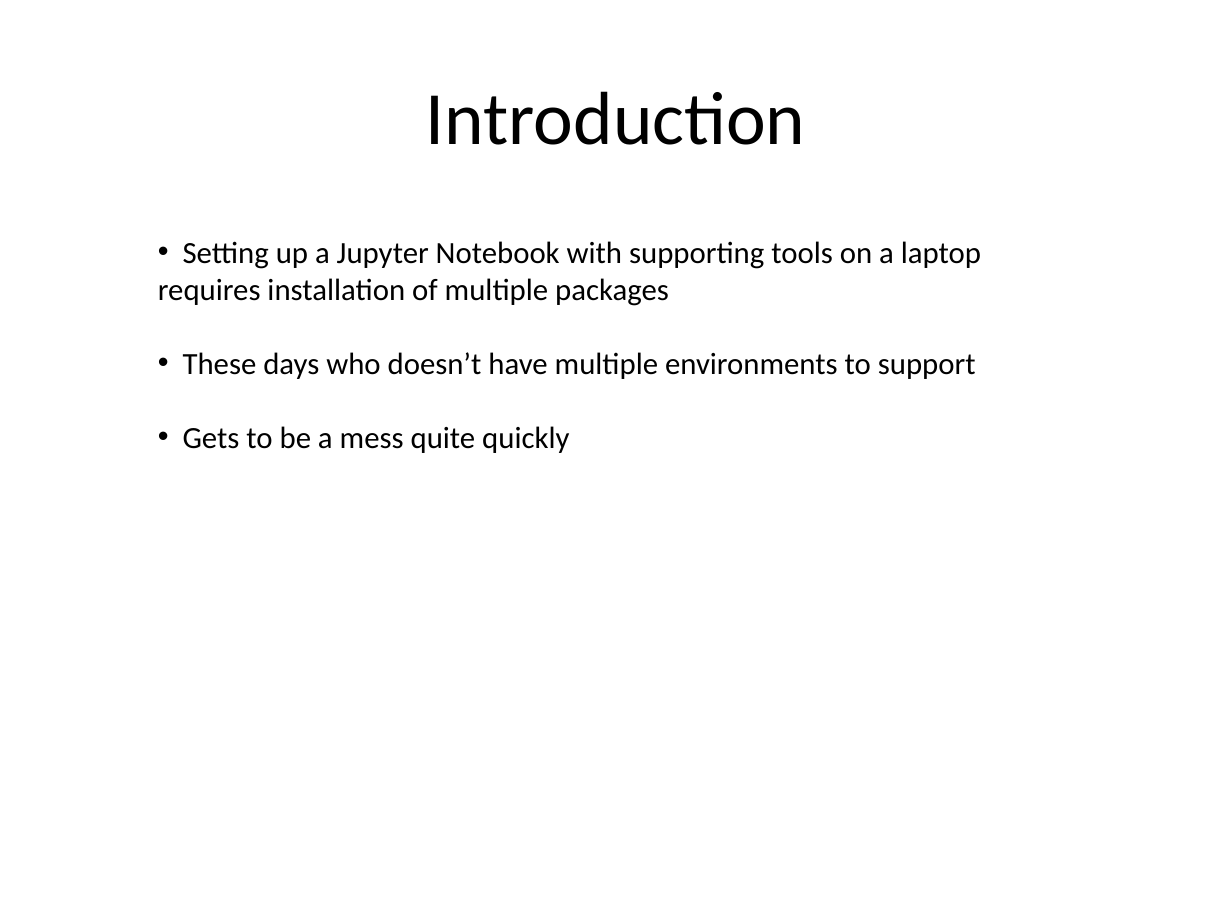
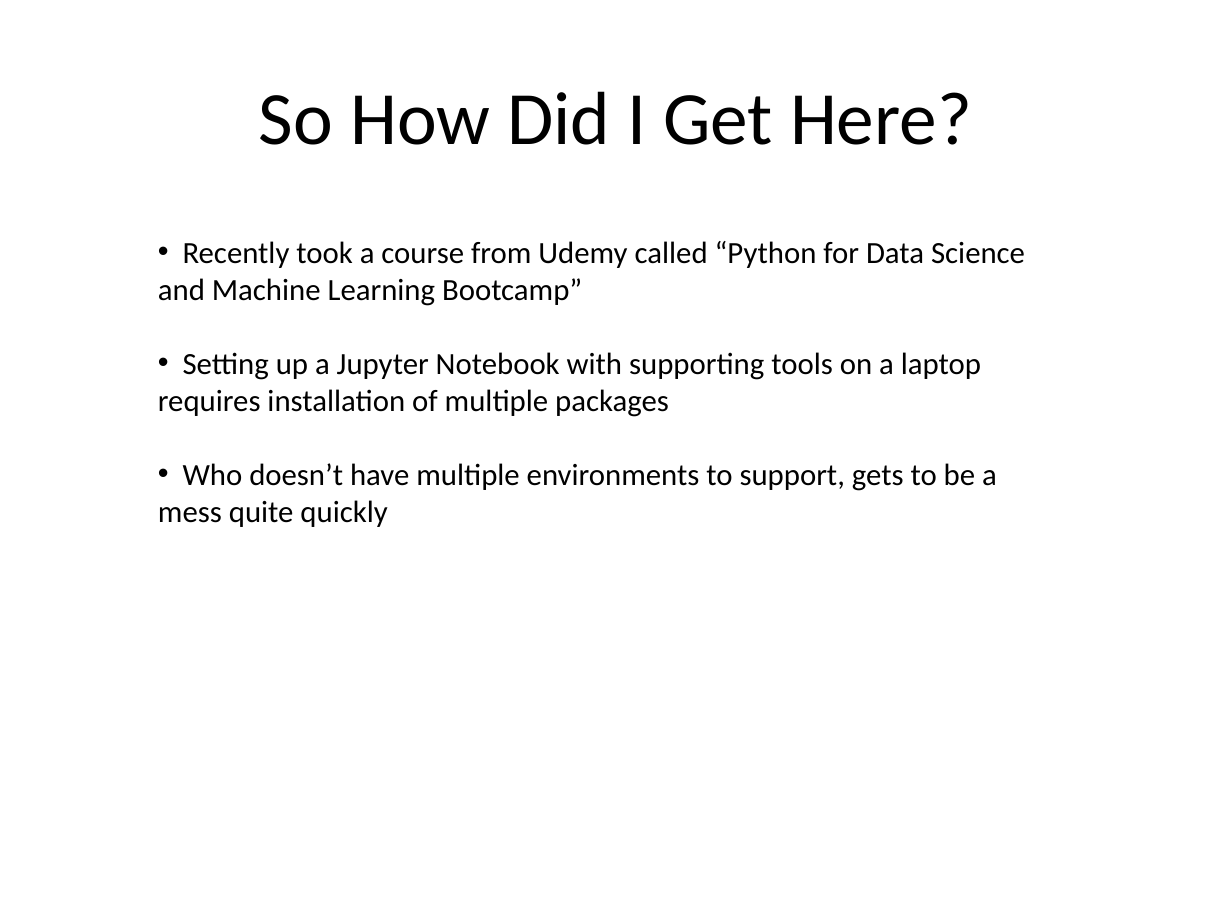
Before and after one commit to kskalvar/jupyter-notebook-with-docker-win7, a slide deck: slide 2 of slides/Jupyter Notebook with Docker on Win7.pptx. Drawn at 1232x924 pixels with LibreOffice and Linux fonts; fonts in the diff are those of the drawing; background and template pictures are left out. Boxes give left, top, right and bottom in pixels: in the first picture for what was removed or moved away, otherwise in the second. Text is boxed around its words. In the diff, an @@ line names an element or a change of style, - is before the commit and + after.

```diff
--- a/slides/Jupyter Notebook with Docker on Win7.pptx
+++ b/slides/Jupyter Notebook with Docker on Win7.pptx
@@ title at (x1=259, y1=91, x2=972, y2=145): text changed @@
-Introduction
+So How Did I Get Here?
@@ text at (x1=158, y1=241, x2=1025, y2=306): paragraph added @@
+• Recently took a course from Udemy called “Python for Data Science and Machine Learning Bootcamp”
@@ text at (x1=158, y1=463, x2=997, y2=527): text changed @@
-• These days who doesn’t have multiple environments to support
-• Gets to be a mess quite quickly
+• Who doesn’t have multiple environments to support, gets to be a mess quite quickly
```
Also in this commit, not shown: 6 other slides changed.
